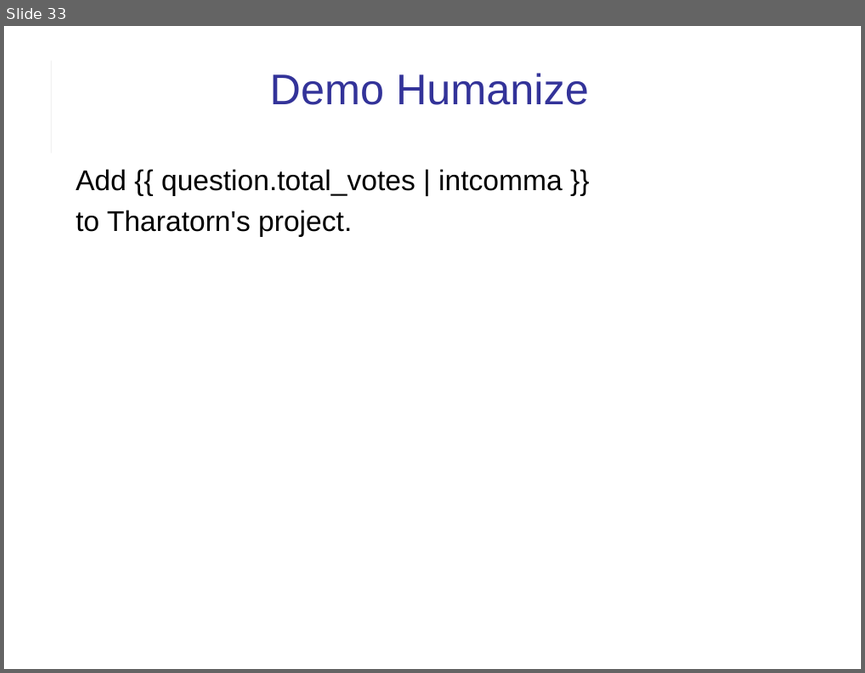
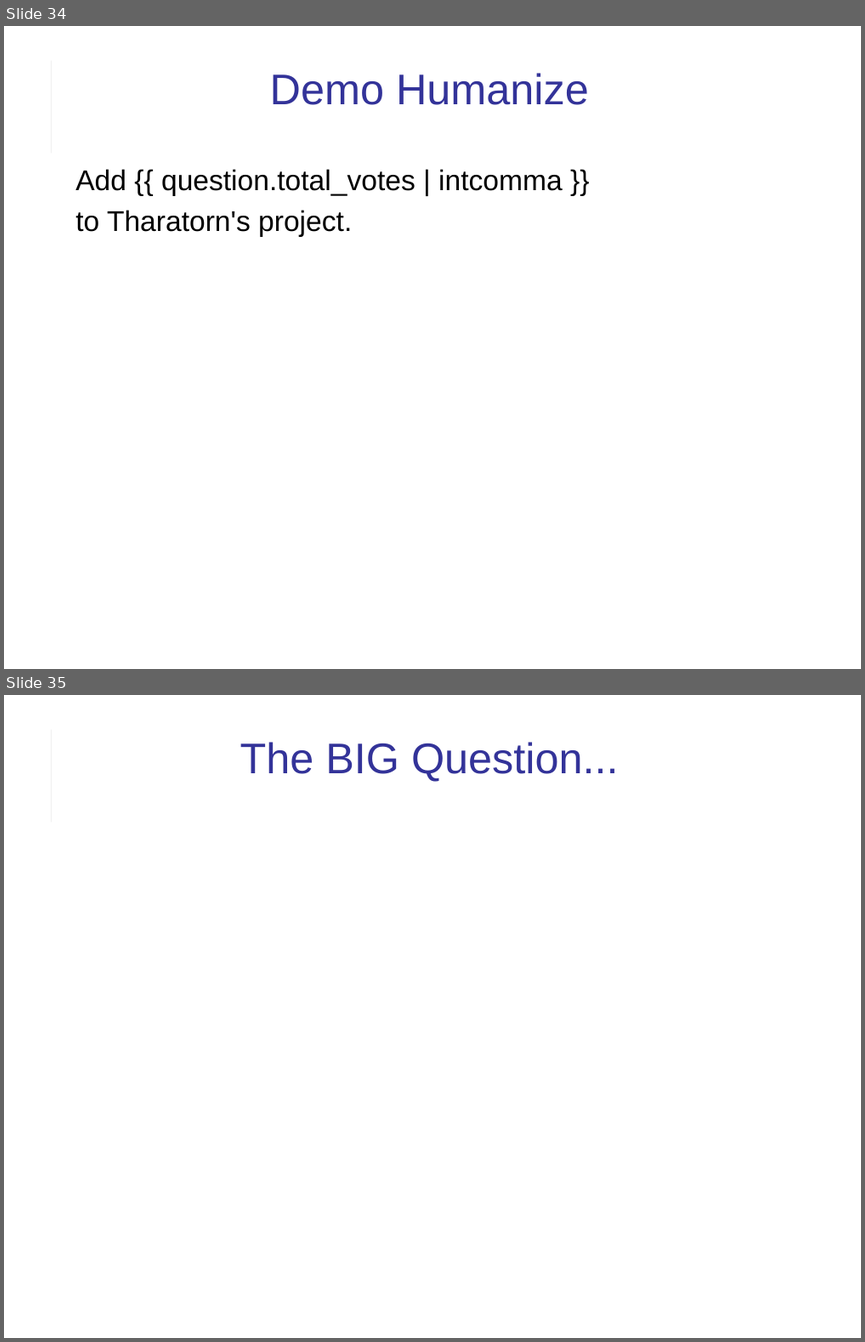
Before and after one commit to cpske/ISP, a slide deck: assignment/feedback/LabExam1-feedback.odp. Shown one above the other, each under a label of ours: slide 33 before the commit, slides 34 and 35 after it. The pictures are 865x673 and 865x1342 pixels, drawn with LibreOffice and Linux fonts; fonts in the diff are those of the drawing. Boxes give left, top, right and bottom in pixels: in the first picture for what was removed or moved away, otherwise in the second. Text is boxed around its words. In the diff, an @@ line names an element or a change of style, - is before the commit and + after.

```diff
--- a/assignment/feedback/LabExam1-feedback.odp
+++ b/assignment/feedback/LabExam1-feedback.odp
@@ slide 35 added at [4, 695, 861, 1338], background #FFFFFF; not listed: 2 template elements that a slide beside it also shows @@
@@ title added at [240, 742, 618, 782], 36 pt, text #333399 @@
+The BIG Question...
@@ what was slide 33 is now slide 34 @@
```
Also in this commit, not shown: 4 slides changed, 1 other slide added, 3 other files.
